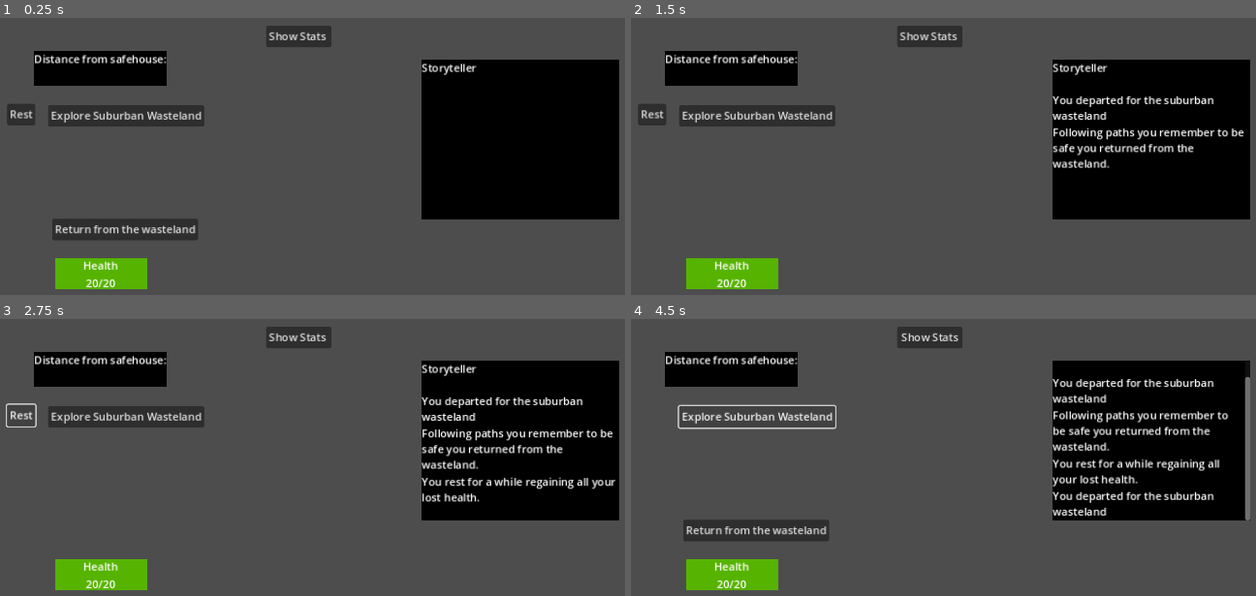
Above: before the commit, frames 1-4 (two rows, left to right).
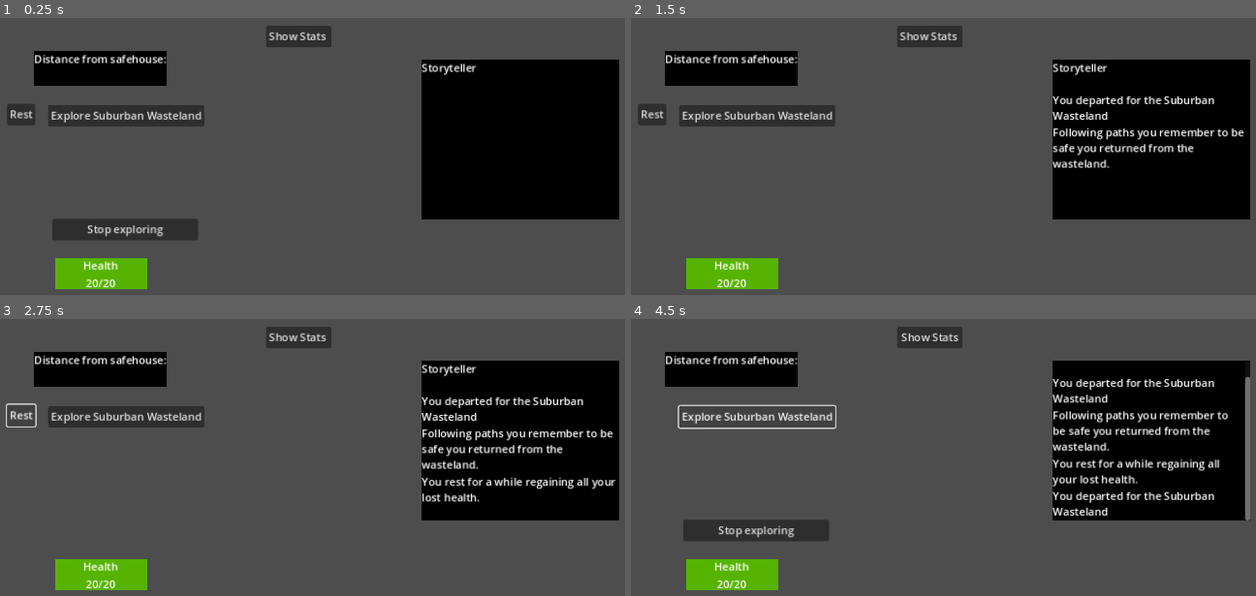
Above: after the commit, the same moments.

Repository: Cablefish1/WastelandExplorer
Game: Godot game, scene res://ui.tscn
Same seed, same stepped clock (60 frames per second), same inputs: the game is played once before the commit and once after it.
Inputs:
- Up to frame 1 (0.25 s): no input
- Up to frame 2 (1.5 s): click "Explore Suburban Wasteland" at 0.5 s; click "Return from the wasteland" (after the commit: "Stop exploring") at 1.25 s
- Up to frame 3 (2.75 s): click "Rest" at 2 s
- Up to frame 4 (4.5 s): click "Show Stats" at 2.75 s; click "Hide Stats" at 3.5 s; click "Explore Suburban Wasteland" at 4.25 s

The runs differ from the first frame. In frame 1, 0.4% of the frame differs, in the area x 8-32%, y 74-80%; in frame 2, 0.3%; in frame 3, 0.3%; in frame 4, 1.1%, in the area x 8-94%, y 21-80%.

Commit message:
made space for various zones to explore!

Diff:
--- a/UI_init.gd
+++ b/UI_init.gd
@@ -36,21 +36,28 @@
 
 
 
+
+
 func _on_explore_suburban_wasteland_pressed():
-	storyteller.tell_player("You departed for the suburban wasteland")
-	exploration_tick_timer.start()
-	rest_button.hide()
-	$return_from_wasteland.show()
+	exploration_zone = "Suburban Wasteland"
+	start_exploring()
 
 
 
 func _on_explore_city_core_pressed():
-	pass # Replace with function body.
+	exploration_zone = "City Core"
+	start_exploring()
 
 
 func _on_explore_wildlands_pressed():
-	pass # Replace with function body.
+	exploration_zone = "Wildlands"
+	start_exploring()
 
+func start_exploring():
+	storyteller.tell_player("You departed for the "+exploration_zone)
+	exploration_tick_timer.start()
+	rest_button.hide()
+	$return_from_wasteland.show()
 
 func _on_return_from_wasteland_pressed():
 	storyteller.newline()
@@ -78,10 +85,8 @@
 			if (dicebag.roll_dice(1, 100) <= chance_of_hazards):
 				storyteller.tell_player("[color=yellow]Something hazardous happened in the wasteland.[/color]")
 				world_mechanics.resolve_hazard()
+	update_distance_label()
 
-
-
-	update_distance_label()
 	if (dicebag.roll_dice(1, 100) <= chance_of_hazards):
 		storyteller.tell_player("[color=yellow]Something hazardous happened in the wasteland.[/color]")
 		world_mechanics.resolve_hazard()
@@ -122,13 +127,21 @@
 	if distance_from_safehouse >= 2000:
 		storyteller.tell_player("[color=blue]You reach the end of "+exploration_zone+"[/color]")
 		exploration_tick_timer.stop()
+		distance_from_safehouse = 0
+		update_distance_label()
 		match exploration_zone:
 			"Suburban Wasteland":
 				storyteller.tell_player("You now have new areas to explore in search of a safe place or you can pick a new direction and keep exploring the "+exploration_zone)
 				$explore_city_core.show()
 				$explore_wildlands.show()
-				distance_from_safehouse = 0
-				update_distance_label()
+				return true
+
+			"City Core":
+				pass
+
+			"Wildlands":
+				pass
+
 		return true
 
 
--- a/WorldMechanics.gd
+++ b/WorldMechanics.gd
@@ -3,8 +3,11 @@
 
 @onready var player = $"../PlayerDataObject"
 @onready var dicebag = Dicebag.new()
+
+@onready var storyteller = $"../Storyteller"
+
+
 @export var chance_of_hazards : int = 20 #chance of encountering a hazard in percent
-@onready var storyteller = $"../Storyteller"
 
 var stat_improved : String  = ""
 
@@ -36,7 +39,7 @@
 	var hazards : Array
 	match $"..".exploration_zone:
 		"Suburban Wasteland":
-			hazards = ["HiddenTrap.tres", "HungrySurvivors.tres", "RadiationPocket.tres", "RapidAnimal.tres", "SlipperyRocks.tres", "TrafficJam.tres"]
+			hazards = ["subHiddenTrap.tres", "subHungrySurvivors.tres", "subRadiationPocket.tres", "subRapidAnimal.tres", "subSlipperyRocks.tres", "subTrafficJam.tres"]
 
 	var hazard_file_name = hazards.pick_random()
 	return hazard_file_name
--- a/ui.tscn
+++ b/ui.tscn
@@ -65,7 +65,7 @@
 offset_top = 372.0
 offset_right = 306.0
 offset_bottom = 403.0
-text = "Return from the wasteland
+text = "Stop exploring
 "
 
 [node name="Storyteller" type="RichTextLabel" parent="."]
Renamed: Hazards/HiddenTrap.tres -> Hazards/subHiddenTrap.tres
Renamed: Hazards/HungrySurvivors.tres -> Hazards/subHungrySurvivors.tres
Renamed: Hazards/RadiationPocket.tres -> Hazards/subRadiationPocket.tres
Renamed: Hazards/RapidAnimal.tres -> Hazards/subRapidAnimal.tres
Renamed: Hazards/SlipperyRocks.tres -> Hazards/subSlipperyRocks.tres
Renamed: Hazards/TrafficJam.tres -> Hazards/subTrafficJam.tres
